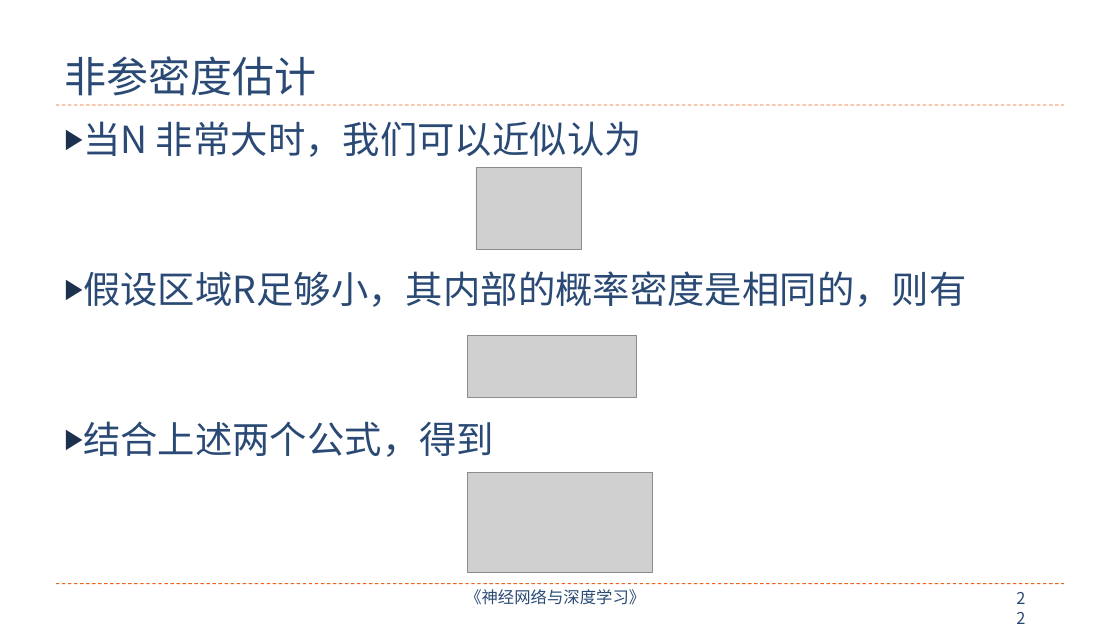
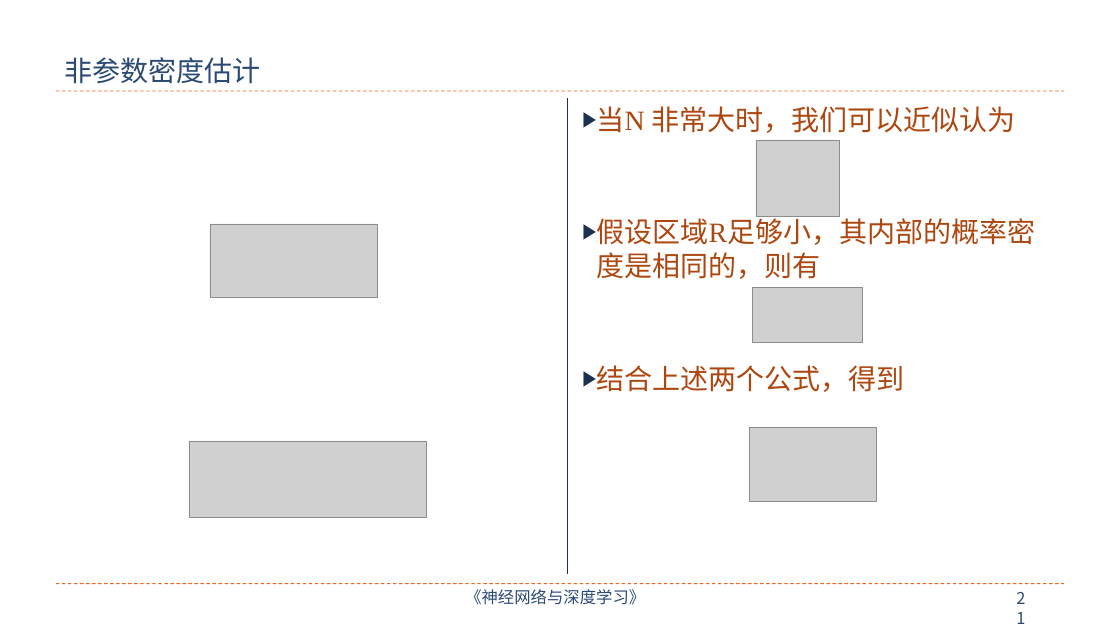
Before and after one commit to nndl/nndl.github.io, a slide deck: slide 21 of ppt/chap-无监督学习.pptx (slide 22 before the commit). Drawn at 1120x630 pixels with LibreOffice and Linux fonts; fonts in the diff are those of the drawing; grey boxes stand for pictures. Boxes give left, top, right and bottom in pixels: in the first picture for what was removed or moved away, otherwise in the second. Text is boxed around its words. In the diff, an @@ line names an element or a change of style, - is before the commit and + after.

```diff
--- a/ppt/chap-无监督学习.pptx
+++ b/ppt/chap-无监督学习.pptx
@@ title at box(64, 57, 260, 84): text changed; size 36 to 24 pt; font Noto Sans CJK SC to Arial @@
-非参密度估计
+非参数密度估计
@@ line moved from (56, 105) - (1065, 105) to (56, 91) - (1065, 91) @@
@@ line added from (567, 98) to (567, 574), #1C314E 0.75 pt @@
@@ text "当N 非常大时，我们可以近似认为": place and size @@
-text "当N 非常大时，我们可以近似认为" at box(83, 121, 966, 457)
+text "当N 非常大时，我们可以近似认为" at box(597, 106, 1036, 392)
@@ text "当N 非常大时，我们可以近似认为" at box(597, 106, 1036, 392): size 32 to 24 pt, font Noto Sans CJK SC to Times New Roman, text colour #2A4A75 to #AD470F; indent changed; less space between paragraphs @@
@@ picture added at box(756, 140, 840, 217) @@
@@ picture removed at box(476, 168, 581, 250) @@
@@ picture added at box(210, 224, 377, 297) @@
@@ picture added at box(753, 288, 862, 343) @@
@@ picture removed at box(467, 335, 636, 397) @@
@@ picture added at box(189, 441, 426, 518) @@
@@ picture added at box(749, 427, 876, 502) @@
@@ picture removed at box(467, 472, 652, 572) @@
@@ page number at box(1008, 585, 1043, 613): text changed @@
-22
+21
```
Also in this commit, not shown: 20 other slides changed, 7 slides added, 6 slides removed, 1 other file.
